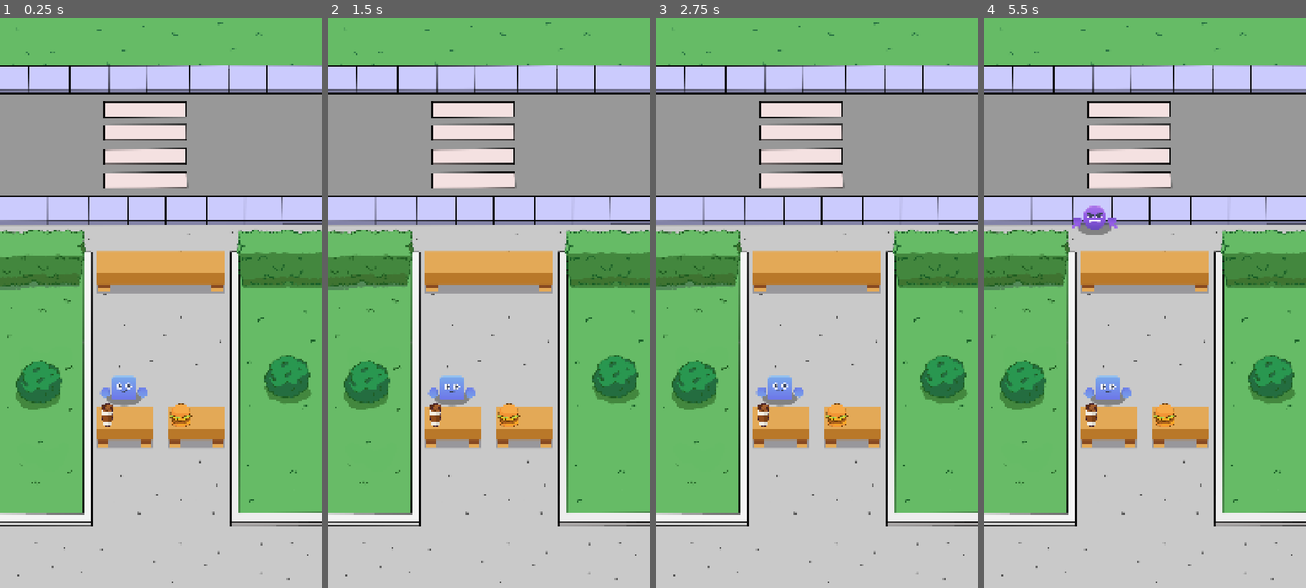
Above: before the commit, frames 1-4 (left to right).
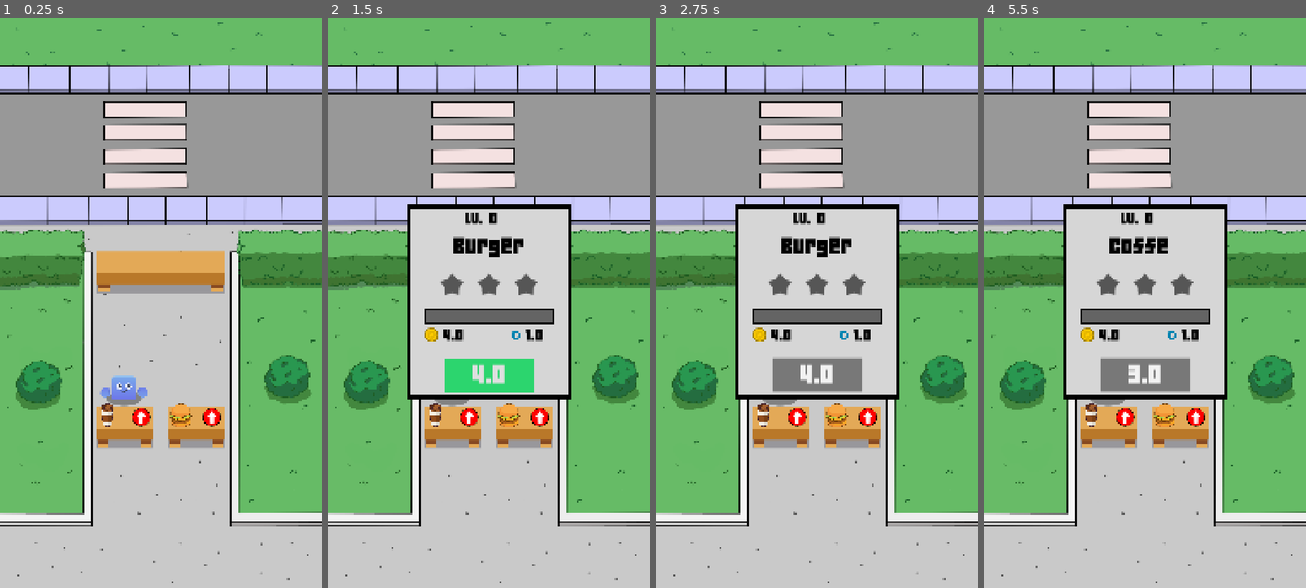
Above: after the commit, the same moments.

Repository: Khubayan/IdleFoodClone
Game: Godot game, scene res://Scenes/Game/game.tscn
Same seed, same stepped clock (60 frames per second), same inputs: the game is played once before the commit and once after it.
Inputs (mouse positions are in pixels of both pictures, inside the frame that each line leads up to):
- Up to frame 1 (0.25 s): no input
- Up to frame 2 (1.5 s): click (469, 417) at 0.52 s; click (540, 417) at 1.27 s
- Up to frame 3 (2.75 s): click (817, 377) at 2 s, where only the run after the commit has a clickable "4.0"
- Up to frame 4 (5.5 s): click (1145, 377) at 2.75 s, where only the run after the commit has a clickable "4.0"; click (1125, 417) at 3.52 s; click (1145, 377) at 4.25 s, where only the run after the commit has a clickable "3.0"; click (1145, 377) at 5 s, where only the run after the commit has a clickable "3.0"

The runs differ from the first frame. In frame 1, 0.3% of the frame differs, in the area x 41-69%, y 68-72%; in frame 2, 11%; in frame 3, 11%; in frame 4, 11%, in the area x 24-76%, y 32-72%.

Commit message:
Show Upgrade Panel

Diff:
--- a/Scenes/Game/game.tscn
+++ b/Scenes/Game/game.tscn
@@ -16,6 +16,9 @@
 [ext_resource type="PackedScene" uid="uid://colf21unwtiiy" path="res://Scenes/Customer/customer.tscn" id="14_l270h"]
 [ext_resource type="Script" uid="uid://3o3sup6b5f6w" path="res://Scripts/Managers/counter_manager.gd" id="15_6hf6c"]
 [ext_resource type="Script" uid="uid://bsuwk1f45cxkf" path="res://Scripts/Managers/cashier_manager.gd" id="15_8e3kh"]
+[ext_resource type="PackedScene" uid="uid://cbfxiw5cigjaq" path="res://Scenes/UI/upgrade_panel.tscn" id="17_2vowc"]
+[ext_resource type="Script" uid="uid://ctdgw5gd0qy67" path="res://Scripts/UI/game_ui.gd" id="17_yox4t"]
+[ext_resource type="Texture2D" uid="uid://irvy7hi01yaq" path="res://Idle Assets/Sprites/UI/Arrow.png" id="19_lemb1"]
 
 [node name="Game" type="Node2D"]
 
@@ -92,4 +95,51 @@
 [node name="Marker2D" type="Marker2D" parent="."]
 position = Vector2(415, 1250)
 
+[node name="GameUI" type="CanvasLayer" parent="."]
+script = ExtResource("17_yox4t")
+
+[node name="CoffeePanel" parent="GameUI" instance=ExtResource("17_2vowc")]
+visible = false
+anchors_preset = 8
+anchor_left = 0.5
+anchor_top = 0.5
+anchor_right = 0.5
+anchor_bottom = 0.5
+offset_left = -275.0
+offset_top = -325.0
+offset_right = 275.0
+offset_bottom = 325.0
+
+[node name="BurgerPanel" parent="GameUI" instance=ExtResource("17_2vowc")]
+visible = false
+anchors_preset = 8
+anchor_left = 0.5
+anchor_top = 0.5
+anchor_right = 0.5
+anchor_bottom = 0.5
+offset_left = -275.0
+offset_top = -325.0
+offset_right = 275.0
+offset_bottom = 325.0
+
+[node name="CoffeeButton" type="TextureButton" parent="GameUI"]
+custom_minimum_size = Vector2(64, 64)
+offset_left = 441.0
+offset_top = 1315.0
+offset_right = 505.0
+offset_bottom = 1379.0
+texture_normal = ExtResource("19_lemb1")
+stretch_mode = 5
+
+[node name="BurgerButton" type="TextureButton" parent="GameUI"]
+custom_minimum_size = Vector2(64, 64)
+offset_left = 678.0
+offset_top = 1315.0
+offset_right = 742.0
+offset_bottom = 1379.0
+texture_normal = ExtResource("19_lemb1")
+stretch_mode = 5
+
 [connection signal="timeout" from="CustomerManager/SpawnTimer" to="CustomerManager" method="_on_spawn_timer_timeout"]
+[connection signal="pressed" from="GameUI/CoffeeButton" to="GameUI" method="_on_coffee_button_pressed"]
+[connection signal="pressed" from="GameUI/BurgerButton" to="GameUI" method="_on_burger_button_pressed"]
--- a/Scenes/UI/upgrade_panel.tscn
+++ b/Scenes/UI/upgrade_panel.tscn
@@ -1,6 +1,7 @@
-[gd_scene load_steps=11 format=3 uid="uid://cbfxiw5cigjaq"]
+[gd_scene load_steps=12 format=3 uid="uid://cbfxiw5cigjaq"]
 
 [ext_resource type="LabelSettings" uid="uid://rlvjr47yqfp6" path="res://Settings/label_48_Black.tres" id="1_1pv54"]
+[ext_resource type="Script" uid="uid://l5hn2yhtwxsc" path="res://Scripts/UI/upgrade_panel.gd" id="1_8cuns"]
 [ext_resource type="FontFile" uid="uid://due6jbyye53ld" path="res://Idle Assets/Fonts/font_score.ttf" id="2_8cuns"]
 [ext_resource type="Texture2D" uid="uid://d4cadubwkscd8" path="res://Idle Assets/Sprites/UI/star.png" id="3_ivf60"]
 [ext_resource type="Texture2D" uid="uid://c0u5tg1276wyi" path="res://Idle Assets/Sprites/UI/coin_gold.png" id="4_uni8q"]
@@ -47,6 +48,7 @@
 offset_bottom = -1270.0
 grow_horizontal = 2
 grow_vertical = 2
+script = ExtResource("1_8cuns")
 
 [node name="Panel" type="Panel" parent="."]
 layout_mode = 1
@@ -57,21 +59,8 @@
 grow_vertical = 2
 theme_override_styles/panel = SubResource("StyleBoxFlat_8dkib")
 
-[node name="Level" type="Label" parent="Panel"]
-layout_mode = 1
-anchors_preset = 5
-anchor_left = 0.5
-anchor_right = 0.5
-offset_left = -77.5
-offset_top = 20.0
-offset_right = 77.5
-offset_bottom = 121.0
-grow_horizontal = 2
-text = "Level 1
-"
-label_settings = ExtResource("1_1pv54")
-
 [node name="ItemName" type="Label" parent="Panel"]
+unique_name_in_owner = true
 layout_mode = 1
 anchors_preset = 5
 anchor_left = 0.5
@@ -83,6 +72,21 @@
 grow_horizontal = 2
 text = "Coffee"
 label_settings = SubResource("LabelSettings_4mn1j")
+
+[node name="Level" type="Label" parent="Panel/ItemName"]
+unique_name_in_owner = true
+layout_mode = 1
+anchors_preset = 5
+anchor_left = 0.5
+anchor_right = 0.5
+offset_left = -82.0
+offset_top = -85.0
+offset_right = 83.0
+offset_bottom = 16.0
+grow_horizontal = 2
+text = "Level 0
+"
+label_settings = ExtResource("1_1pv54")
 
 [node name="StarHBox" type="HBoxContainer" parent="Panel"]
 layout_mode = 0
@@ -116,6 +120,7 @@
 stretch_mode = 5
 
 [node name="ProgressBar" type="ProgressBar" parent="Panel"]
+unique_name_in_owner = true
 custom_minimum_size = Vector2(420, 36)
 layout_mode = 1
 anchors_preset = 8
@@ -157,11 +162,6 @@
 expand_mode = 1
 stretch_mode = 5
 
-[node name="Profit" type="Label" parent="Panel/ProfitHBox"]
-layout_mode = 2
-text = "1"
-label_settings = ExtResource("1_1pv54")
-
 [node name="TimeHBox" type="HBoxContainer" parent="Panel"]
 layout_mode = 1
 anchors_preset = 8
@@ -185,12 +185,28 @@
 expand_mode = 1
 stretch_mode = 5
 
-[node name="CookTime" type="Label" parent="Panel/TimeHBox"]
-layout_mode = 2
+[node name="Profit" type="Label" parent="Panel"]
+unique_name_in_owner = true
+layout_mode = 2
+offset_left = 120.0
+offset_top = 410.5
+offset_right = 137.0
+offset_bottom = 459.5
+text = "1"
+label_settings = ExtResource("1_1pv54")
+
+[node name="CookTime" type="Label" parent="Panel"]
+unique_name_in_owner = true
+layout_mode = 2
+offset_left = 398.0
+offset_top = 411.0
+offset_right = 491.0
+offset_bottom = 460.0
 text = "10 S"
 label_settings = ExtResource("1_1pv54")
 
 [node name="UpgradeButton" type="Button" parent="Panel"]
+unique_name_in_owner = true
 custom_minimum_size = Vector2(300, 115)
 layout_mode = 1
 anchors_preset = 8
--- /dev/null
+++ b/Scripts/UI/game_ui.gd
@@ -0,0 +1,24 @@
+extends CanvasLayer
+class_name GameUI
+
+@onready var coffee_panel: UpgradePanel = $CoffeePanel
+@onready var burger_panel: UpgradePanel = $BurgerPanel
+
+
+
+func _ready() -> void:
+	coffee_panel.init_upgrade_panel(GameManager.ITEM_COFFE)
+	burger_panel.init_upgrade_panel(GameManager.ITEM_BURGER)
+
+
+func _on_coffee_button_pressed() -> void:
+	SoundManager.play_ui()
+	print("coffe buttone pressed")
+	coffee_panel.visible = true if not coffee_panel.visible else false
+	burger_panel.hide()
+
+
+func _on_burger_button_pressed() -> void:
+	SoundManager.play_ui()
+	burger_panel.visible = true if not burger_panel.visible else false
+	coffee_panel.hide()
--- /dev/null
+++ b/Scripts/UI/upgrade_panel.gd
@@ -0,0 +1,26 @@
+extends Control
+class_name UpgradePanel
+
+@onready var level: Label = %Level
+@onready var item_name: Label = %ItemName
+@onready var progress_bar: ProgressBar = %ProgressBar
+@onready var profit: Label = %Profit
+@onready var cook_time: Label = %CookTime
+@onready var upgrade_button: Button = %UpgradeButton
+
+var item_ref: Item
+var current_level: int
+var current_star: int = -1
+
+
+func init_upgrade_panel(item: Item) -> void:
+	item_ref = item
+	item_name.text = item.id
+	progress_bar.value = 0
+	update_stats()
+
+func update_stats() -> void:
+	level.text = "Lv. %s" % item_ref.current_level
+	profit.text = str(item_ref.profit)
+	cook_time.text = str(item_ref.cook_time)
+	upgrade_button.text = str(item_ref.upgrade_cost)
Not shown: 1 places in Scenes/Game/game.tscn that only renumber resources
Not shown, added: Scripts/UI/game_ui.gd.uid
Not shown, added: Scripts/UI/upgrade_panel.gd.uid
